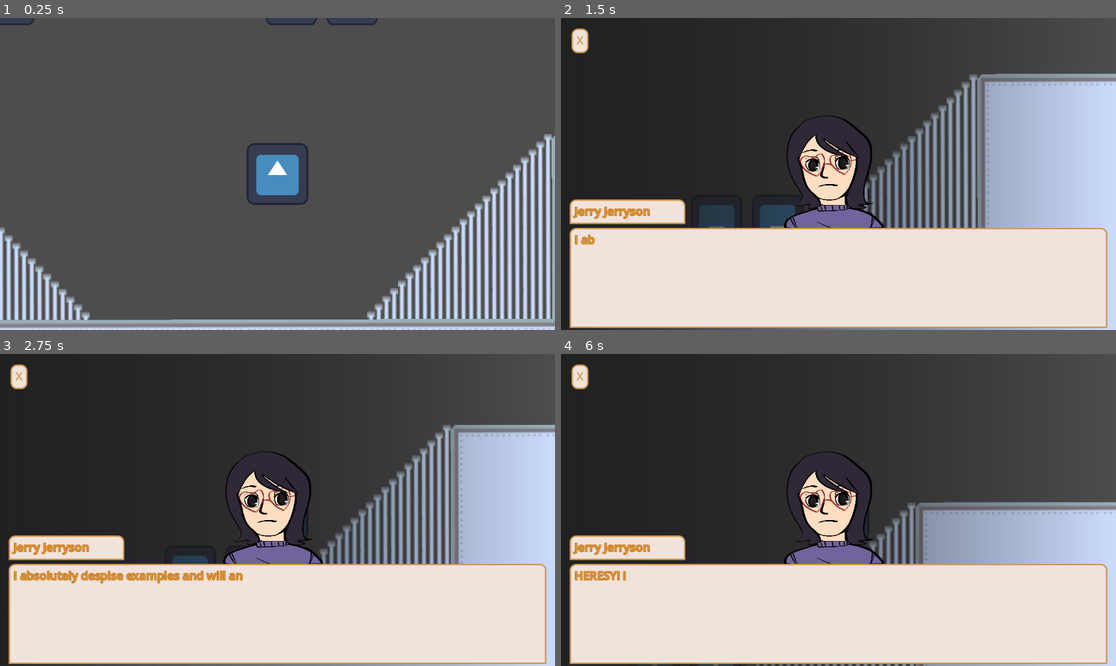
Above: before the commit, frames 1-4 (two rows, left to right).
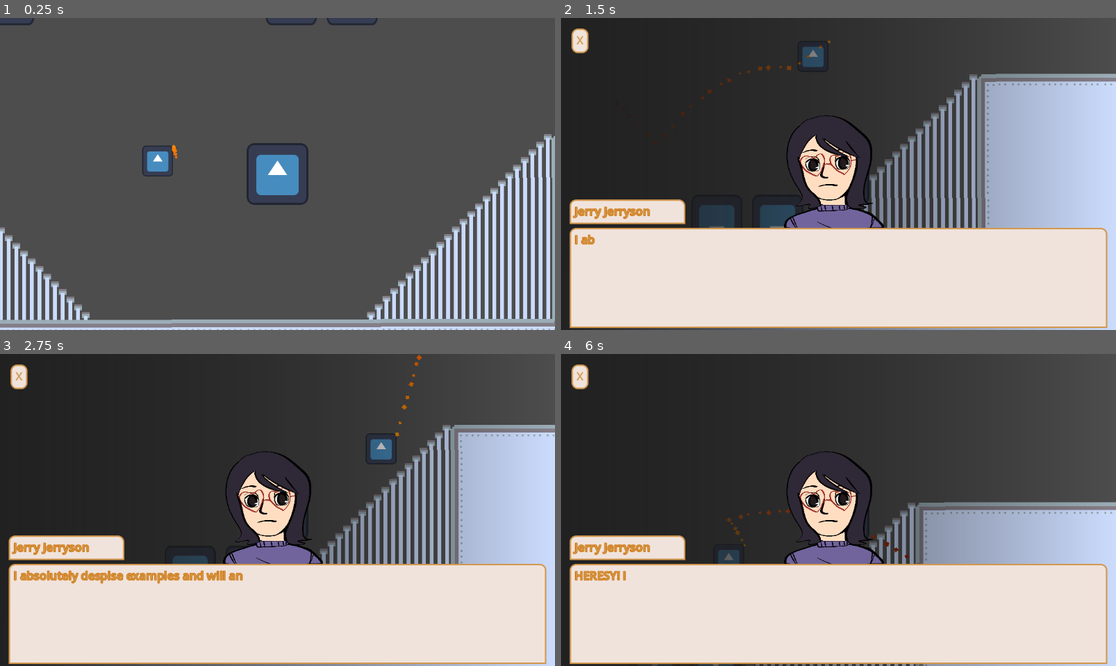
Above: after the commit, the same moments.

Repository: JohnSmoit/dating-bombs
Game: Godot game, scene res://Scenes/Level/main_scene.tscn
The game is run twice, just before and just after one commit, with the same random seed, the same clock (stepped at 60 frames per second) and the same inputs. The engine's default icon, where the game draws it, is replaced by a stand-in: a white triangle on a blue panel in a dark square.
Inputs:
- Up to frame 1 (0.25 s): no input
- Up to frame 2 (1.5 s): tap Enter (ui_accept) at 0.5, 0.77 s; hold Right (ui_right) from 0.53 s (still down); tap Space (player_interact) at 0.6, 1.35 s
- Up to frame 3 (2.75 s): tap Enter (ui_accept) at 1.52 s; release Right (ui_right) at 2.03 s; hold Left (ui_left) from 2.03 s (still down); tap Space (player_interact) at 2.1 s
- Up to frame 4 (6 s): release Left (ui_left) at 2.78 s; hold Right (ui_right) 2.78-4.25 s; tap Space (player_interact) at 2.85, 3.6, 5.1, 5.85 s; tap Enter (ui_accept) at 3.02, 3.77, 5, 5.27 s; click "Good, soon we shall enter an …" at 4.25 s; hold Left (ui_left) 5.03-5.78 s; hold Right (ui_right) from 5.78 s (still down)

The runs differ from the first frame. In frame 1, 4.6% of the frame differs, in the area x 0-100%, y 37-100%; in frame 2, 1.8%; in frame 3, 1.9%; in frame 4, 0.5%.

Commit message:
Add basic bomb movement

Diff:
--- a/Scenes/Level/main_scene.tscn
+++ b/Scenes/Level/main_scene.tscn
@@ -1,21 +1,21 @@
-[gd_scene load_steps=4 format=4 uid="uid://byi36xrbm8koi"]
+[gd_scene load_steps=7 format=4 uid="uid://byi36xrbm8koi"]
 
 [ext_resource type="PackedScene" uid="uid://cymsw3ahoyt6o" path="res://Scenes/Entities/player.tscn" id="1_fqtc3"]
+[ext_resource type="Script" path="res://Scripts/Entities/bomb.gd" id="2_ove0h"]
 [ext_resource type="TileSet" uid="uid://4eu0gj4lqn83" path="res://Resources/Tiles/tiles_placeholder.tres" id="3_0jebm"]
+[ext_resource type="Texture2D" uid="uid://casojs7wyj348" path="res://icon.svg" id="3_g7llp"]
 [ext_resource type="PackedScene" uid="uid://btosonxlx86ae" path="res://Scenes/UI/dialogue.tscn" id="3_uqtn3"]
+
+[sub_resource type="Gradient" id="Gradient_evo5y"]
+offsets = PackedFloat32Array(0, 0.46875, 1)
+colors = PackedColorArray(1, 0.898737, 0.788295, 1, 1, 0.478137, 0.174738, 1, 0.462273, 0.12686, 0.00113536, 1)
 
 [node name="MainScene" type="Node2D"]
 
 [node name="SceneCharacters" type="Node2D" parent="."]
 
-[node name="CharacterBody2D" parent="." instance=ExtResource("1_fqtc3")]
-collision_layer = 4
-collision_mask = 5
-
-[node name="RemoteTransform2D" type="RemoteTransform2D" parent="CharacterBody2D"]
-remote_path = NodePath("../../Camera2D")
-
 [node name="MapTiles" type="Node2D" parent="."]
+texture_filter = 1
 scale = Vector2(4, 4)
 
 [node name="Layer0" type="TileMapLayer" parent="MapTiles"]
@@ -27,6 +27,34 @@
 [node name="Camera2D" type="Camera2D" parent="."]
 position = Vector2(583, 176)
 
+[node name="CharacterBody2D" parent="." instance=ExtResource("1_fqtc3")]
+collision_layer = 4
+collision_mask = 5
+
+[node name="RemoteTransform2D" type="RemoteTransform2D" parent="CharacterBody2D"]
+remote_path = NodePath("../../Camera2D")
+
+[node name="Bomb" type="Node2D" parent="CharacterBody2D"]
+script = ExtResource("2_ove0h")
+
+[node name="Sprite2D" type="Sprite2D" parent="CharacterBody2D/Bomb"]
+scale = Vector2(0.5, 0.5)
+texture = ExtResource("3_g7llp")
+
+[node name="CPUParticles2D" type="CPUParticles2D" parent="CharacterBody2D/Bomb"]
+position = Vector2(33, -30)
+amount = 24
+direction = Vector2(1, -1)
+spread = 17.31
+gravity = Vector2(0, 0)
+initial_velocity_min = 24.0
+initial_velocity_max = 24.0
+angle_min = -180.0
+scale_amount_min = 4.0
+scale_amount_max = 9.0
+color = Color(0.970758, 0.61996, 0, 1)
+color_ramp = SubResource("Gradient_evo5y")
+
 [node name="CanvasLayer" type="CanvasLayer" parent="."]
 
 [node name="Dialogue" parent="CanvasLayer" instance=ExtResource("3_uqtn3")]
--- /dev/null
+++ b/Scripts/Entities/bomb.gd
@@ -0,0 +1,13 @@
+extends Node2D
+
+
+# Called when the node enters the scene tree for the first time.
+func _ready():
+	pass # Replace with function body.
+
+
+# Called every frame. 'delta' is the elapsed time since the previous frame.
+func _process(delta):
+	var time = Time.get_ticks_msec() / 1000.0
+	position.y = sin(time) * 250
+	position.x = cos(time) * 250
